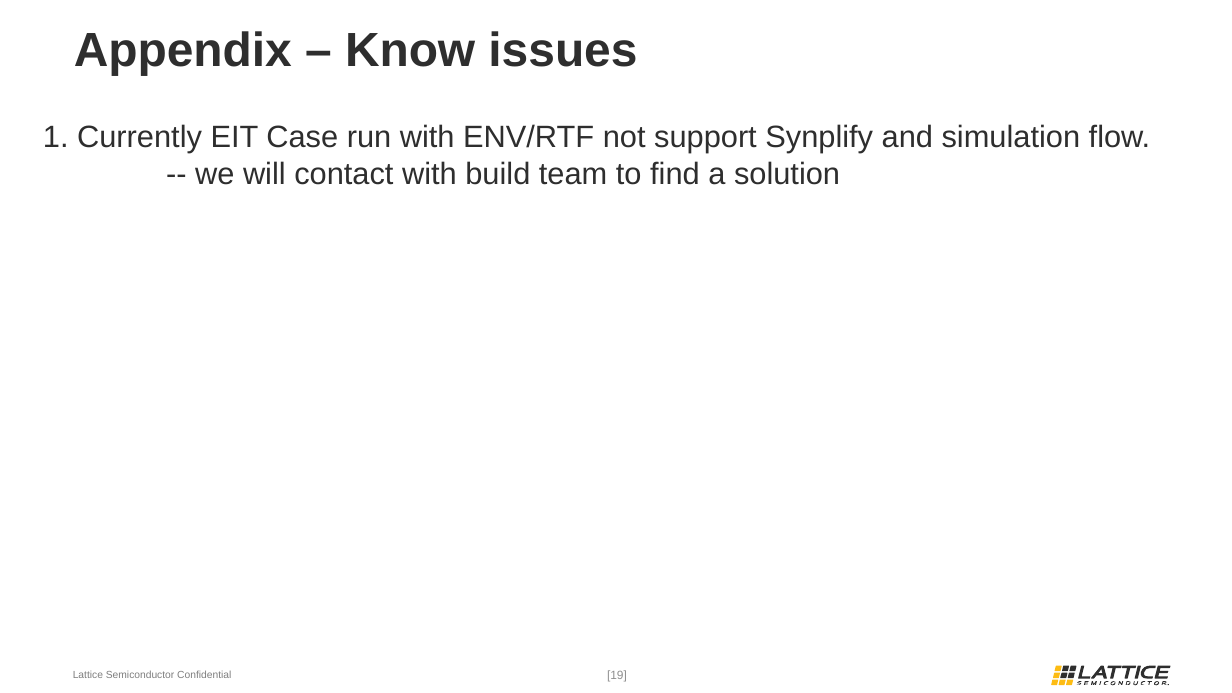
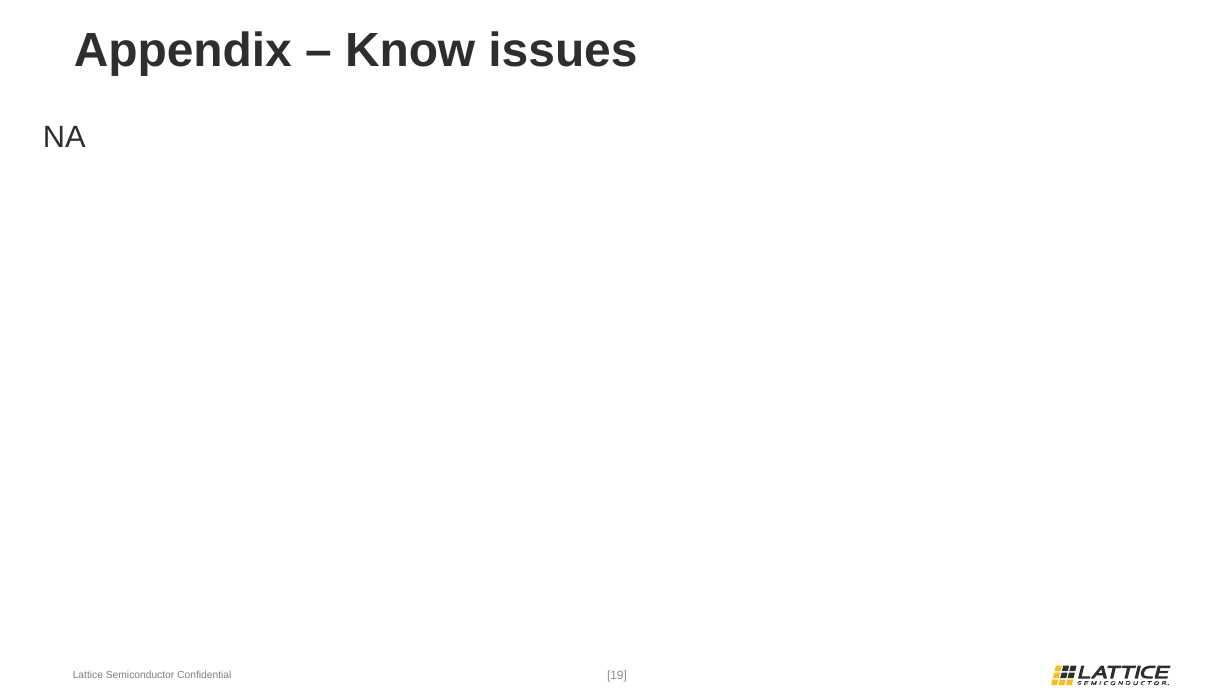
Before and after one commit to wanghengquan/repository, a slide deck: slide 19 of tmp_client/doc/TMP_EIT_suites/Local_EIT_run_LSV1.pptx. Drawn at 1232x693 pixels with LibreOffice and Linux fonts; fonts in the diff are those of the drawing; background and template pictures are left out. Boxes give left, top, right and bottom in pixels: in the first picture for what was removed or moved away, otherwise in the second. Text is boxed around its words. In the diff, an @@ line names an element or a change of style, - is before the commit and + after.

```diff
--- a/tmp_client/doc/TMP_EIT_suites/Local_EIT_run_LSV1.pptx
+++ b/tmp_client/doc/TMP_EIT_suites/Local_EIT_run_LSV1.pptx
@@ text at (43,126,86,147): text changed @@
-1. Currently EIT Case run with ENV/RTF not support Synplify and simulation flow.
--- we will contact with build team to find a solution
+NA
```
Also in this commit, not shown: 2 other slides changed, 3 other files.
